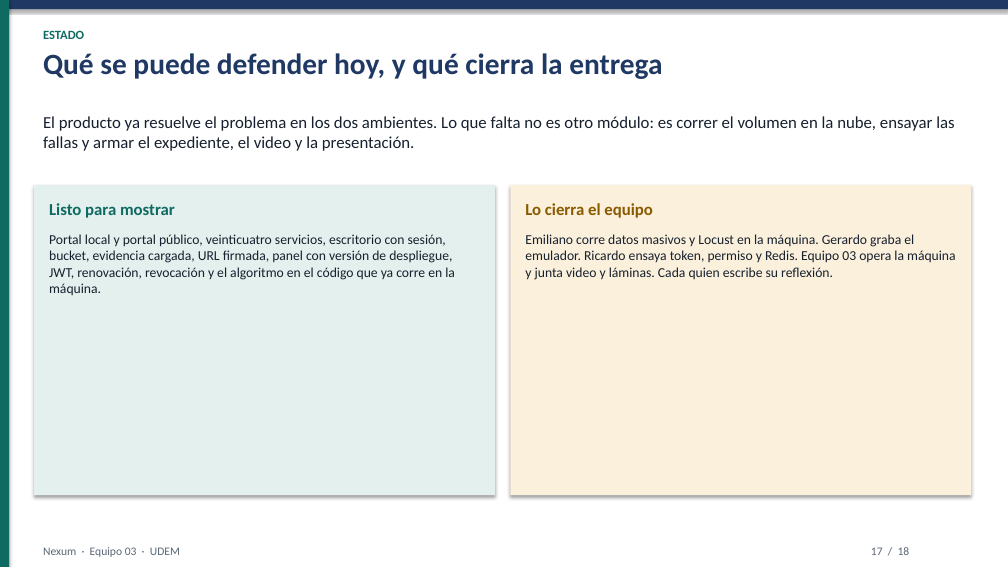
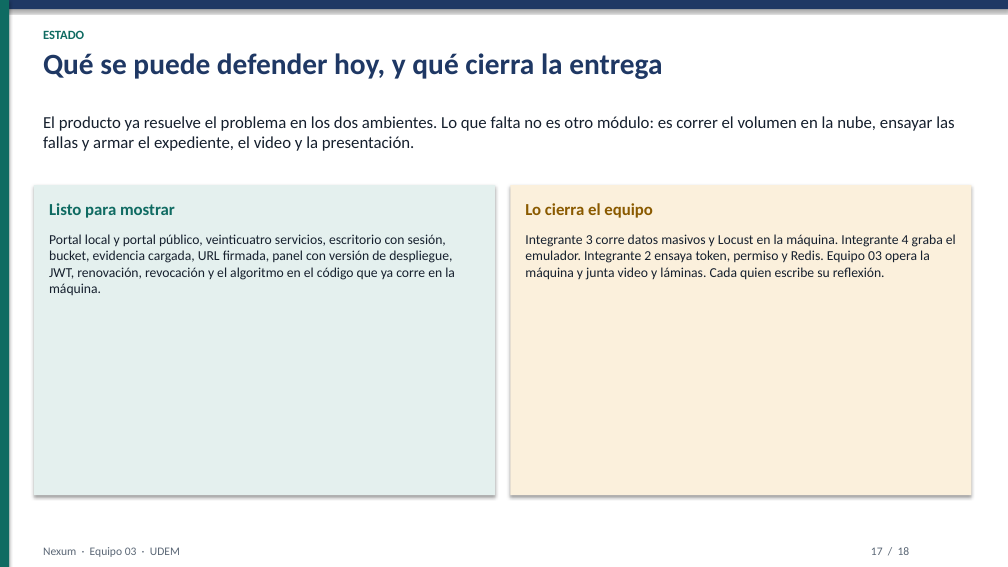
Before and after one commit to JuanPRamos2/IAC, a slide deck: slide 17 of Equipo03_SegundoParcial/codigo/docs/Nexum_Equipo03_Presentacion.pptx. Drawn at 1008x567 pixels with LibreOffice and Linux fonts; fonts in the diff are those of the drawing. Boxes give left, top, right and bottom in pixels: in the first picture for what was removed or moved away, otherwise in the second. Text is boxed around its words. In the diff, an @@ line names an element or a change of style, - is before the commit and + after.

```diff
--- a/Equipo03_SegundoParcial/codigo/docs/Nexum_Equipo03_Presentacion.pptx
+++ b/Equipo03_SegundoParcial/codigo/docs/Nexum_Equipo03_Presentacion.pptx
@@ text at (525, 234, 956, 280): text changed @@
-Emiliano corre datos masivos y Locust en la máquina. Gerardo graba el emulador. Ricardo ensaya token, permiso y Redis. Equipo 03 opera la máquina y junta video y láminas. Cada quien escribe su reflexión.
+Integrante 3 corre datos masivos y Locust en la máquina. Integrante 4 graba el emulador. Integrante 2 ensaya token, permiso y Redis. Equipo 03 opera la máquina y junta video y láminas. Cada quien escribe su reflexión.
```
Also in this commit, not shown: 2 other slides changed, 56 other files.
